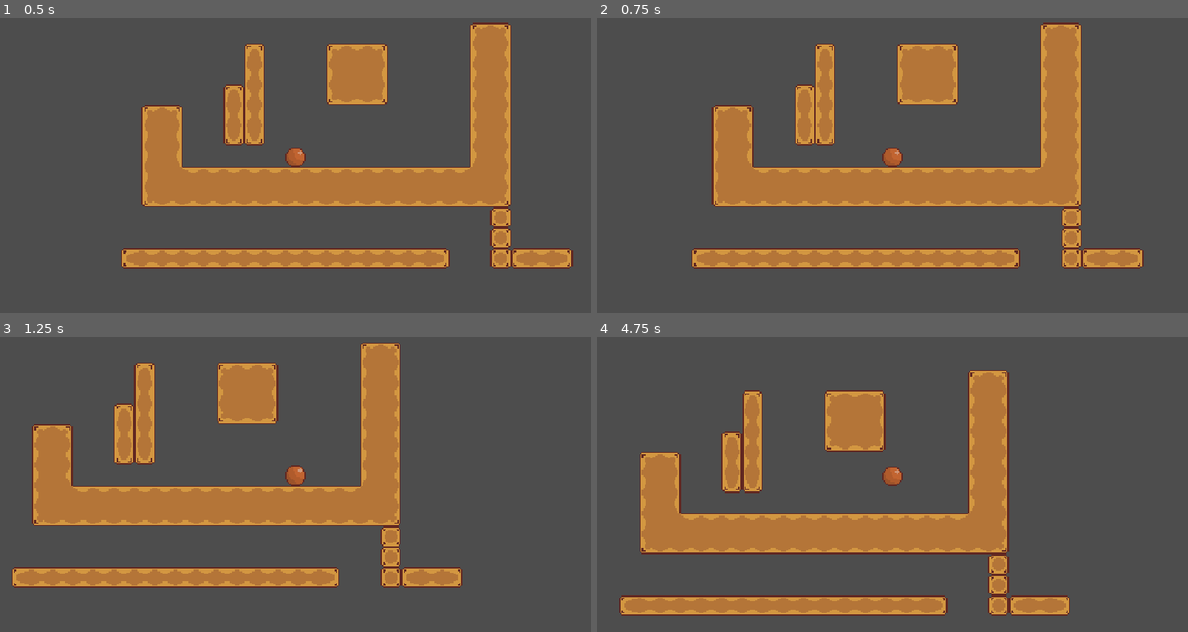
Above: before the commit, frames 1-4 (two rows, left to right).
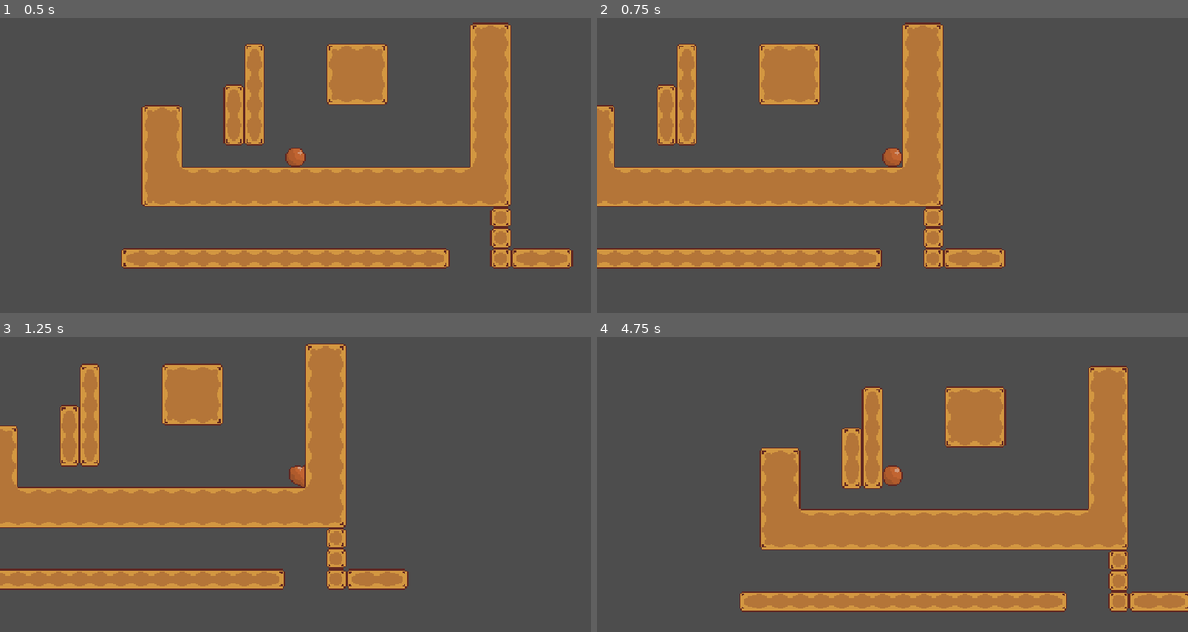
Above: after the commit, the same moments.

Repository: seanlhwi/Haven
Game: Godot game, scene res://game.tscn
Two runs of this game, one before a commit and one after it. Both use one fixed random seed, a clock stepped at 60 frames per second and the inputs below.
Inputs:
- Up to frame 1 (0.5 s): no input
- Up to frame 2 (0.75 s): tap Enter at 0.5 s; hold Right (move_right) from 0.53 s (still down); tap Shift (dash, bound only after the commit) at 0.6 s
- Up to frame 3 (1.25 s): keep holding Right (move_right); tap Space (jump) at 0.77 s
- Up to frame 4 (4.75 s): tap Shift (dash, bound only after the commit) every 0.75 s from 1.35 to 4.35 s; tap Space (jump) at 1.52, 3.02, 3.77, 4.52 s; release Right (move_right) at 2.03 s; hold Left (move_left) 2.03-2.78 s; hold Right (move_right) 2.78-4.28 s; hold Left (move_left) from 4.28 s (still down)

Frame 1 is identical in both runs. In frame 2, 25% of the frame differs, in the area x 0-93%, y 1-85%; in frame 3, 25%; in frame 4, 28%, in the area x 3-100%, y 9-95%.

Commit message:
Made Dash and started anim

Diff:
--- a/Boba/Scenes/player.gd
+++ b/Boba/Scenes/player.gd
@@ -1,4 +1,5 @@
 extends CharacterBody2D
+@onready var animated_sprite: AnimatedSprite2D = $AnimatedSprite2D
 
 # --- Horizontal Movement ---
 const SPEED     = 130
@@ -136,12 +137,53 @@
 		wall_contact_coyote = 0.0
 
 # --- Dash ---
-const DASH_SPEED: float = 180.0
+const DASH_SPEED: float = 1000.0
 const DASH_TIME: float = 0.12
 var can_dash: bool = true
 var dash_timer: float = 0.0
 
+func _dash_check(delta: float) -> void:
+	var x_input: float = Input.get_axis("move_left", "move_right")
+	if dash_timer == 0.0:
+		var velocity_weight_x: float = 1.0 - exp( -(ACCEL if x_input else FRIC))
+		velocity.x = lerp(velocity.x, x_input * SPEED, velocity_weight_x)
 
+	if x_input:
+		look_dir_x = int(x_input)
+
+	if is_on_floor():
+		if dash_timer == 0.0 and !can_dash:
+			can_dash = true
+
+# --- dash logic ---
+func _dash_logic(delta: float) -> void:
+	if can_dash and Input.is_action_just_pressed("dash"):
+		can_dash = false
+		dash_timer = DASH_TIME
+		velocity.x = DASH_SPEED * look_dir_x
+		velocity.y = 0.0
+
+	if dash_timer > 0.0:
+		dash_timer = max(0.0, dash_timer - delta)
+		if is_on_wall():
+			dash_timer = 0.0
+
+# --- animations ---
+func _handle_anim() -> void:
+	if is_clinging:
+		if look_dir_x < 0:
+			animated_sprite.play("left_wall")
+		else:
+			animated_sprite.play("right_wall")
+		return
+
+	var direction := Input.get_axis("move_left", "move_right")
+	if direction == 0.0:
+		animated_sprite.play("idle")
+	elif direction < 0.0:
+		animated_sprite.play("idle")   # swap in "run_left" when you have one
+	else:
+		animated_sprite.play("idle")   # swap in "run_right" when you have one
 
 func _physics_process(delta):
 	_update_cling()
@@ -149,4 +191,7 @@
 	_handle_jump(delta)
 	_handle_horizontal(delta)
 	_wall_jump(delta)
+	_dash_check(delta)
+	_dash_logic(delta)
+	_handle_anim()
 	move_and_slide()
--- a/Boba/game.tscn
+++ b/Boba/game.tscn
@@ -1,7 +1,7 @@
 [gd_scene format=3 uid="uid://crwqxmtc4hsks"]
 
 [ext_resource type="PackedScene" uid="uid://b4locmxaumksb" path="res://player.tscn" id="1_80nbo"]
-[ext_resource type="Texture2D" uid="uid://ds77m247cbe0w" path="res://Assests/Boba Tileset1.png" id="2_e2o6t"]
+[ext_resource type="Texture2D" uid="uid://ds77m247cbe0w" path="res://Assests/Sprites/Boba Tileset1.png" id="2_e2o6t"]
 
 [sub_resource type="WorldBoundaryShape2D" id="WorldBoundaryShape2D_xuden"]
 
--- a/Boba/player.tscn
+++ b/Boba/player.tscn
@@ -1,7 +1,79 @@
 [gd_scene format=3 uid="uid://b4locmxaumksb"]
 
 [ext_resource type="Script" uid="uid://ewfcwdjgs4xv" path="res://Scenes/player.gd" id="1_onrkg"]
-[ext_resource type="Texture2D" uid="uid://2lwdoe6bqa6x" path="res://Assests/boba anim.png" id="2_onrkg"]
+[ext_resource type="Texture2D" uid="uid://2lwdoe6bqa6x" path="res://Assests/Sprites/boba anim.png" id="2_onrkg"]
+
+[sub_resource type="AtlasTexture" id="AtlasTexture_onrkg"]
+atlas = ExtResource("2_onrkg")
+region = Rect2(0, 288, 32, 32)
+
+[sub_resource type="AtlasTexture" id="AtlasTexture_1jxqw"]
+atlas = ExtResource("2_onrkg")
+region = Rect2(32, 288, 32, 32)
+
+[sub_resource type="AtlasTexture" id="AtlasTexture_dw050"]
+atlas = ExtResource("2_onrkg")
+region = Rect2(64, 288, 32, 32)
+
+[sub_resource type="AtlasTexture" id="AtlasTexture_b26j0"]
+atlas = ExtResource("2_onrkg")
+region = Rect2(96, 288, 32, 32)
+
+[sub_resource type="AtlasTexture" id="AtlasTexture_n7ghd"]
+atlas = ExtResource("2_onrkg")
+region = Rect2(96, 288, 32, 32)
+
+[sub_resource type="AtlasTexture" id="AtlasTexture_nvl01"]
+atlas = ExtResource("2_onrkg")
+region = Rect2(64, 288, 32, 32)
+
+[sub_resource type="AtlasTexture" id="AtlasTexture_ivps1"]
+atlas = ExtResource("2_onrkg")
+region = Rect2(32, 288, 32, 32)
+
+[sub_resource type="AtlasTexture" id="AtlasTexture_urp6f"]
+atlas = ExtResource("2_onrkg")
+region = Rect2(0, 288, 32, 32)
+
+[sub_resource type="AtlasTexture" id="AtlasTexture_bwjto"]
+atlas = ExtResource("2_onrkg")
+region = Rect2(96, 288, 32, 32)
+
+[sub_resource type="AtlasTexture" id="AtlasTexture_606se"]
+atlas = ExtResource("2_onrkg")
+region = Rect2(0, 256, 32, 32)
+
+[sub_resource type="AtlasTexture" id="AtlasTexture_u1c27"]
+atlas = ExtResource("2_onrkg")
+region = Rect2(32, 256, 32, 32)
+
+[sub_resource type="AtlasTexture" id="AtlasTexture_op7ga"]
+atlas = ExtResource("2_onrkg")
+region = Rect2(64, 256, 32, 32)
+
+[sub_resource type="AtlasTexture" id="AtlasTexture_q13i1"]
+atlas = ExtResource("2_onrkg")
+region = Rect2(96, 256, 32, 32)
+
+[sub_resource type="AtlasTexture" id="AtlasTexture_pylmc"]
+atlas = ExtResource("2_onrkg")
+region = Rect2(96, 256, 32, 32)
+
+[sub_resource type="AtlasTexture" id="AtlasTexture_pbfsw"]
+atlas = ExtResource("2_onrkg")
+region = Rect2(64, 256, 32, 32)
+
+[sub_resource type="AtlasTexture" id="AtlasTexture_5tmop"]
+atlas = ExtResource("2_onrkg")
+region = Rect2(32, 256, 32, 32)
+
+[sub_resource type="AtlasTexture" id="AtlasTexture_7ahtn"]
+atlas = ExtResource("2_onrkg")
+region = Rect2(0, 256, 32, 32)
+
+[sub_resource type="AtlasTexture" id="AtlasTexture_7lmhl"]
+atlas = ExtResource("2_onrkg")
+region = Rect2(96, 256, 32, 32)
 
 [sub_resource type="AtlasTexture" id="AtlasTexture_i3pqv"]
 atlas = ExtResource("2_onrkg")
@@ -18,11 +90,167 @@
 [sub_resource type="AtlasTexture" id="AtlasTexture_2hs0m"]
 atlas = ExtResource("2_onrkg")
 region = Rect2(96, 64, 32, 32)
+
+[sub_resource type="AtlasTexture" id="AtlasTexture_dx0e4"]
+atlas = ExtResource("2_onrkg")
+region = Rect2(0, 96, 32, 32)
+
+[sub_resource type="AtlasTexture" id="AtlasTexture_jm5j8"]
+atlas = ExtResource("2_onrkg")
+region = Rect2(32, 96, 32, 32)
+
+[sub_resource type="AtlasTexture" id="AtlasTexture_7hik5"]
+atlas = ExtResource("2_onrkg")
+region = Rect2(64, 96, 32, 32)
+
+[sub_resource type="AtlasTexture" id="AtlasTexture_qtqh7"]
+atlas = ExtResource("2_onrkg")
+region = Rect2(96, 96, 32, 32)
+
+[sub_resource type="AtlasTexture" id="AtlasTexture_2wuci"]
+atlas = ExtResource("2_onrkg")
+region = Rect2(96, 96, 32, 32)
+
+[sub_resource type="AtlasTexture" id="AtlasTexture_iruf7"]
+atlas = ExtResource("2_onrkg")
+region = Rect2(64, 96, 32, 32)
+
+[sub_resource type="AtlasTexture" id="AtlasTexture_j5n4i"]
+atlas = ExtResource("2_onrkg")
+region = Rect2(32, 96, 32, 32)
+
+[sub_resource type="AtlasTexture" id="AtlasTexture_634y6"]
+atlas = ExtResource("2_onrkg")
+region = Rect2(0, 96, 32, 32)
+
+[sub_resource type="AtlasTexture" id="AtlasTexture_efrwb"]
+atlas = ExtResource("2_onrkg")
+region = Rect2(96, 96, 32, 32)
+
+[sub_resource type="AtlasTexture" id="AtlasTexture_hiqhm"]
+atlas = ExtResource("2_onrkg")
+region = Rect2(0, 224, 32, 32)
+
+[sub_resource type="AtlasTexture" id="AtlasTexture_tkwlq"]
+atlas = ExtResource("2_onrkg")
+region = Rect2(32, 224, 32, 32)
+
+[sub_resource type="AtlasTexture" id="AtlasTexture_hl5qd"]
+atlas = ExtResource("2_onrkg")
+region = Rect2(64, 224, 32, 32)
+
+[sub_resource type="AtlasTexture" id="AtlasTexture_ek41f"]
+atlas = ExtResource("2_onrkg")
+region = Rect2(96, 224, 32, 32)
+
+[sub_resource type="AtlasTexture" id="AtlasTexture_khis8"]
+atlas = ExtResource("2_onrkg")
+region = Rect2(96, 224, 32, 32)
+
+[sub_resource type="AtlasTexture" id="AtlasTexture_b88wv"]
+atlas = ExtResource("2_onrkg")
+region = Rect2(64, 224, 32, 32)
+
+[sub_resource type="AtlasTexture" id="AtlasTexture_pgbbb"]
+atlas = ExtResource("2_onrkg")
+region = Rect2(32, 224, 32, 32)
+
+[sub_resource type="AtlasTexture" id="AtlasTexture_331ug"]
+atlas = ExtResource("2_onrkg")
+region = Rect2(0, 224, 32, 32)
+
+[sub_resource type="AtlasTexture" id="AtlasTexture_ny14h"]
+atlas = ExtResource("2_onrkg")
+region = Rect2(96, 224, 32, 32)
 
 [sub_resource type="SpriteFrames" id="SpriteFrames_6mlwo"]
 animations = [{
 "frames": [{
 "duration": 1.0,
+"texture": SubResource("AtlasTexture_onrkg")
+}, {
+"duration": 1.0,
+"texture": SubResource("AtlasTexture_1jxqw")
+}, {
+"duration": 1.0,
+"texture": SubResource("AtlasTexture_dw050")
+}, {
+"duration": 1.0,
+"texture": SubResource("AtlasTexture_b26j0")
+}],
+"loop": 1,
+"name": &"dash_left",
+"speed": 5.0
+}, {
+"frames": [{
+"duration": 1.0,
+"texture": SubResource("AtlasTexture_n7ghd")
+}, {
+"duration": 1.0,
+"texture": SubResource("AtlasTexture_nvl01")
+}, {
+"duration": 1.0,
+"texture": SubResource("AtlasTexture_ivps1")
+}, {
+"duration": 1.0,
+"texture": SubResource("AtlasTexture_urp6f")
+}],
+"loop": 1,
+"name": &"dash_left_off",
+"speed": 5.0
+}, {
+"frames": [{
+"duration": 1.0,
+"texture": SubResource("AtlasTexture_bwjto")
+}],
+"loop": 1,
+"name": &"dash_left_on",
+"speed": 5.0
+}, {
+"frames": [{
+"duration": 1.0,
+"texture": SubResource("AtlasTexture_606se")
+}, {
+"duration": 1.0,
+"texture": SubResource("AtlasTexture_u1c27")
+}, {
+"duration": 1.0,
+"texture": SubResource("AtlasTexture_op7ga")
+}, {
+"duration": 1.0,
+"texture": SubResource("AtlasTexture_q13i1")
+}],
+"loop": 1,
+"name": &"dash_right",
+"speed": 5.0
+}, {
+"frames": [{
+"duration": 1.0,
+"texture": SubResource("AtlasTexture_pylmc")
+}, {
+"duration": 1.0,
+"texture": SubResource("AtlasTexture_pbfsw")
+}, {
+"duration": 1.0,
+"texture": SubResource("AtlasTexture_5tmop")
+}, {
+"duration": 1.0,
+"texture": SubResource("AtlasTexture_7ahtn")
+}],
+"loop": 1,
+"name": &"dash_right_off",
+"speed": 5.0
+}, {
+"frames": [{
+"duration": 1.0,
+"texture": SubResource("AtlasTexture_7lmhl")
+}],
+"loop": 1,
+"name": &"dash_right_on",
+"speed": 5.0
+}, {
+"frames": [{
+"duration": 1.0,
 "texture": SubResource("AtlasTexture_i3pqv")
 }, {
 "duration": 1.0,
@@ -38,9 +266,88 @@
 "name": &"default",
 "speed": 10.0
 }, {
-"frames": [],
-"loop": 1,
-"name": &"new_animation",
+"frames": [{
+"duration": 1.0,
+"texture": SubResource("AtlasTexture_dx0e4")
+}, {
+"duration": 1.0,
+"texture": SubResource("AtlasTexture_jm5j8")
+}, {
+"duration": 1.0,
+"texture": SubResource("AtlasTexture_7hik5")
+}, {
+"duration": 1.0,
+"texture": SubResource("AtlasTexture_qtqh7")
+}],
+"loop": 1,
+"name": &"left_wall",
+"speed": 5.0
+}, {
+"frames": [{
+"duration": 1.0,
+"texture": SubResource("AtlasTexture_2wuci")
+}, {
+"duration": 1.0,
+"texture": SubResource("AtlasTexture_iruf7")
+}, {
+"duration": 1.0,
+"texture": SubResource("AtlasTexture_j5n4i")
+}, {
+"duration": 1.0,
+"texture": SubResource("AtlasTexture_634y6")
+}],
+"loop": 1,
+"name": &"left_wall_off",
+"speed": 5.0
+}, {
+"frames": [{
+"duration": 1.0,
+"texture": SubResource("AtlasTexture_efrwb")
+}],
+"loop": 1,
+"name": &"left_wall_on",
+"speed": 5.0
+}, {
+"frames": [{
+"duration": 1.0,
+"texture": SubResource("AtlasTexture_hiqhm")
+}, {
+"duration": 1.0,
+"texture": SubResource("AtlasTexture_tkwlq")
+}, {
+"duration": 1.0,
+"texture": SubResource("AtlasTexture_hl5qd")
+}, {
+"duration": 1.0,
+"texture": SubResource("AtlasTexture_ek41f")
+}],
+"loop": 1,
+"name": &"right_wall",
+"speed": 5.0
+}, {
+"frames": [{
+"duration": 1.0,
+"texture": SubResource("AtlasTexture_khis8")
+}, {
+"duration": 1.0,
+"texture": SubResource("AtlasTexture_b88wv")
+}, {
+"duration": 1.0,
+"texture": SubResource("AtlasTexture_pgbbb")
+}, {
+"duration": 1.0,
+"texture": SubResource("AtlasTexture_331ug")
+}],
+"loop": 1,
+"name": &"right_wall_off",
+"speed": 5.0
+}, {
+"frames": [{
+"duration": 1.0,
+"texture": SubResource("AtlasTexture_ny14h")
+}],
+"loop": 1,
+"name": &"right_wall_on",
 "speed": 5.0
 }]
 
@@ -52,7 +359,7 @@
 
 [node name="AnimatedSprite2D" type="AnimatedSprite2D" parent="." unique_id=883259731]
 sprite_frames = SubResource("SpriteFrames_6mlwo")
-animation = &"new_animation"
+animation = &"dash_left"
 autoplay = "default"
 
 [node name="CollisionShape2D" type="CollisionShape2D" parent="." unique_id=1739995885]
--- a/Boba/project.godot
+++ b/Boba/project.godot
@@ -47,6 +47,11 @@
 "events": [Object(InputEventKey,"resource_local_to_scene":false,"resource_name":"","device":-1,"window_id":0,"alt_press …(195 unchanged characters)…
 ]
 }
+dash={
+"deadzone": 0.2,
+"events": [Object(InputEventKey,"resource_local_to_scene":false,"resource_name":"","device":-1,"window_id":0,"alt_pressed":false,"shift_pressed":false,"ctrl_pressed":false,"meta_pressed":false,"pressed":false,"keycode":0,"physical_keycode":4194325,"key_label":0,"unicode":0,"location":0,"echo":false,"script":null)
+]
+}
 
 [physics]
 
Renamed: Boba/Assests/Boba Tileset1.png -> Boba/Assests/Sprites/Boba Tileset1.png
Not shown, changed: Boba/Assests/Sprites/Boba Tileset1.png.import
Renamed: Boba/Assests/boba anim.png -> Boba/Assests/Sprites/boba anim.png
Not shown, changed: Boba/Assests/Sprites/boba anim.png.import
